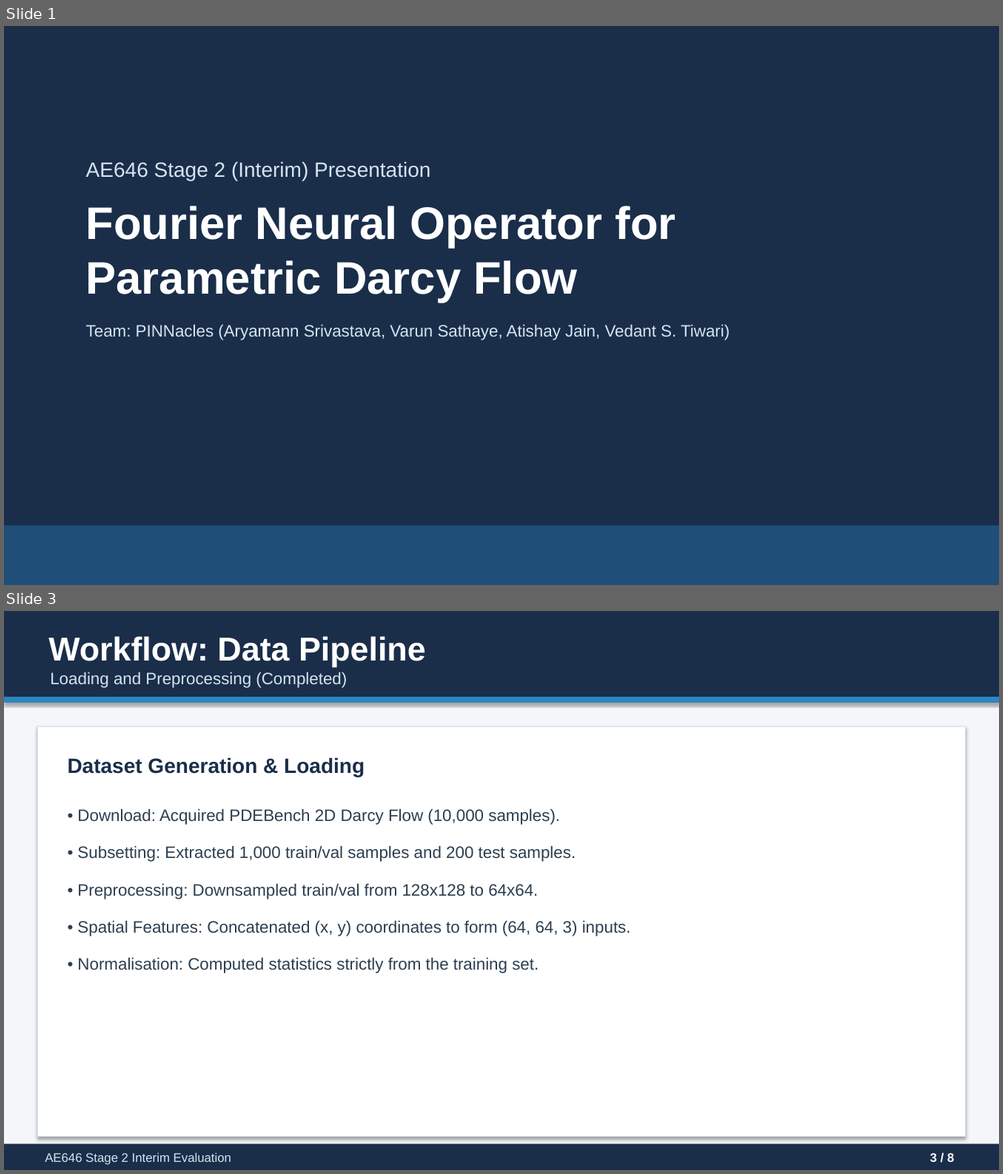
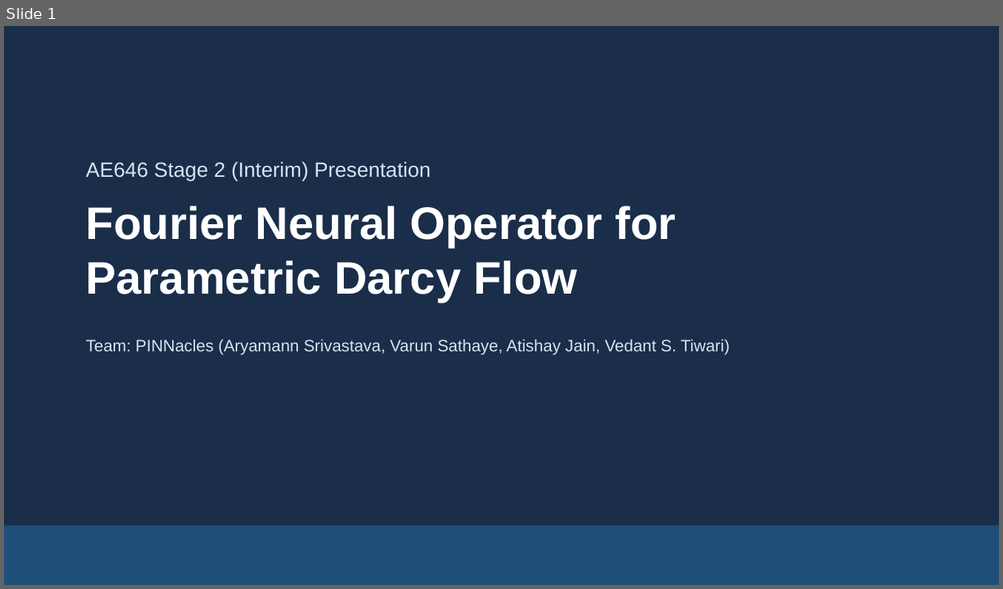
Before and after one commit to ARYAMANN7279/AE646-PINNacles, a slide deck: stage2/PINNacles_Stage2_Presentation.pptx. Shown one above the other, each under a label of ours: slides 1 and 3 before the commit, slide 1 after it; the slides between them are not shown. The pictures are 1003x1174 and 1003x589 pixels, drawn with LibreOffice and Linux fonts; fonts in the diff are those of the drawing. Boxes give left, top, right and bottom in pixels: in the first picture for what was removed or moved away, otherwise in the second. Text is boxed around its words. In the diff, an @@ line names an element or a change of style, - is before the commit and + after.

```diff
--- a/stage2/PINNacles_Stage2_Presentation.pptx
+++ b/stage2/PINNacles_Stage2_Presentation.pptx
@@ slide 3 removed at (x1=4, y1=611, x2=999, y2=1170), background #FFFFFF @@
@@ rectangle removed at (x1=4, y1=611, x2=999, y2=1170) @@
@@ rectangle removed at (x1=4, y1=611, x2=999, y2=697) @@
@@ text removed at (x1=48, y1=636, x2=426, y2=667) @@
-Workflow: Data Pipeline
@@ text removed at (x1=50, y1=672, x2=347, y2=688) @@
-Loading and Preprocessing (Completed)
@@ rectangle removed at (x1=4, y1=697, x2=999, y2=703) @@
@@ rectangle removed at (x1=37, y1=726, x2=965, y2=1137) @@
@@ text removed at (x1=68, y1=758, x2=364, y2=777) @@
-Dataset Generation & Loading
@@ text removed at (x1=77, y1=809, x2=560, y2=825) @@
-• Download: Acquired PDEBench 2D Darcy Flow (10,000 samples).
@@ text removed at (x1=77, y1=846, x2=575, y2=862) @@
-• Subsetting: Extracted 1,000 train/val samples and 200 test samples.
@@ text removed at (x1=77, y1=883, x2=538, y2=900) @@
-• Preprocessing: Downsampled train/val from 128x128 to 64x64.
@@ text removed at (x1=77, y1=920, x2=631, y2=937) @@
-• Spatial Features: Concatenated (x, y) coordinates to form (64, 64, 3) inputs.
@@ text removed at (x1=77, y1=957, x2=538, y2=974) @@
-• Normalisation: Computed statistics strictly from the training set.
@@ rectangle removed at (x1=4, y1=1145, x2=999, y2=1170) @@
@@ text removed at (x1=45, y1=1153, x2=231, y2=1165) @@
-AE646 Stage 2 Interim Evaluation
@@ text removed at (x1=930, y1=1153, x2=953, y2=1162) @@
-3 / 8
@@ slide 1 changed as well @@
@@ text "Team: PINNacles (Aryamann Srivastava, Varun ..." moved from (x1=86, y1=324, x2=729, y2=340) to (x1=86, y1=339, x2=729, y2=355) @@
```
Also in this commit, not shown: 1 other slide changed, 8 slides added, 5 other slides removed, 26 other files.
